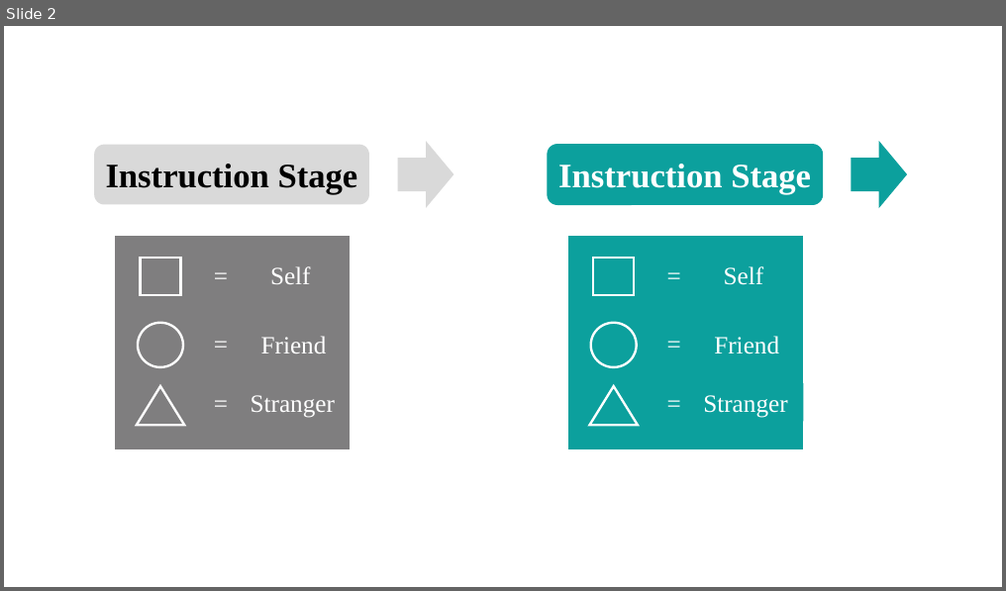
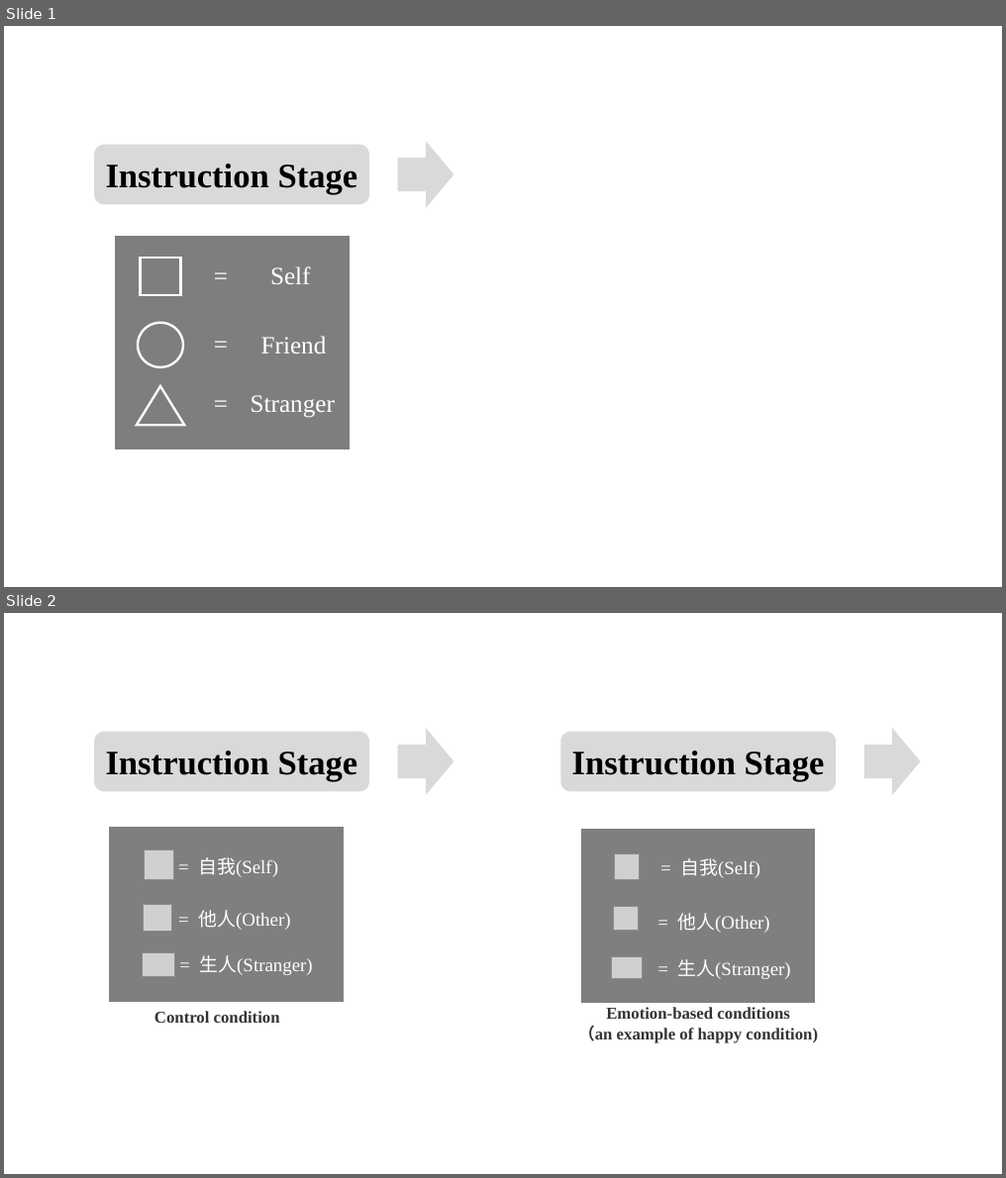
Before and after one commit to Chuan-Peng-Lab/ReliabilitySPE, a slide deck: 1_Protocol/1_2_Planned_Analysis/1_2_2_OUTPUT/SALT.pptx. Shown one above the other, each under a label of ours: slide 2 before the commit, slides 1 and 2 after it. The pictures are 1006x591 and 1006x1178 pixels, drawn with LibreOffice and Linux fonts; fonts in the diff are those of the drawing; grey boxes stand for pictures. Boxes give left, top, right and bottom in pixels: in the first picture for what was removed or moved away, otherwise in the second. Text is boxed around its words. In the diff, an @@ line names an element or a change of style, - is before the commit and + after.

```diff
--- a/1_Protocol/1_2_Planned_Analysis/1_2_2_OUTPUT/SALT.pptx
+++ b/1_Protocol/1_2_Planned_Analysis/1_2_2_OUTPUT/SALT.pptx
@@ slide 2 added at bbox=[4, 613, 1002, 1174], background #FFFFFF @@
@@ rounded rectangle added at bbox=[94, 731, 370, 792], fill #D9D9D9, 33 pt, text #000000, bold @@
+Instruction Stage
@@ right arrow added at bbox=[398, 728, 453, 796], fill #D9D9D9 @@
@@ rounded rectangle added at bbox=[561, 731, 837, 792], fill #D9D9D9, 33 pt, text #000000, bold @@
+Instruction Stage
@@ right arrow added at bbox=[864, 728, 921, 796], fill #D9D9D9 @@
@@ rectangle added at bbox=[581, 828, 816, 1003], fill #807F80, outline #FFFFFF 1 pt @@
@@ picture added at bbox=[615, 854, 639, 879] @@
@@ text added at bbox=[680, 859, 760, 878], 18 pt, text #FFFFFF @@
+= 自我(Self)
@@ picture added at bbox=[614, 906, 638, 931] @@
@@ text added at bbox=[677, 913, 769, 933], 18 pt, text #FFFFFF @@
+= 他人(Other)
@@ group added at bbox=[109, 827, 345, 1002]: 3 texts, 3 pictures, 1 rectangle @@
+= 自我(Self)
+= 生人(Stranger)
+= 他人(Other)
@@ picture added at bbox=[612, 958, 643, 979] @@
@@ text added at bbox=[677, 959, 790, 979], 18 pt, text #FFFFFF @@
+= 生人(Stranger)
@@ text added at bbox=[154, 1011, 280, 1023], 16 pt, text #333333, bold @@
+Control condition
@@ text added at bbox=[578, 1007, 818, 1044], 16 pt, text #333333, bold @@
+Emotion-based conditions
+（an example of happy condition)
@@ what was slide 2 is now slide 1 @@
@@ slide 1 changed as well @@
@@ rounded rectangle removed at bbox=[548, 144, 823, 205] @@
-Instruction Stage
@@ right arrow removed at bbox=[850, 141, 907, 209] @@
@@ group removed at bbox=[567, 235, 804, 450]: 6 texts, 2 rectangles, 1 ellipse, 1 triangle @@
-=
-=
-=
-Self
-Friend
-Stranger
```
Also in this commit, not shown: 3 other slides changed, 2 other slides added, 5 slides removed, 7 other files.
